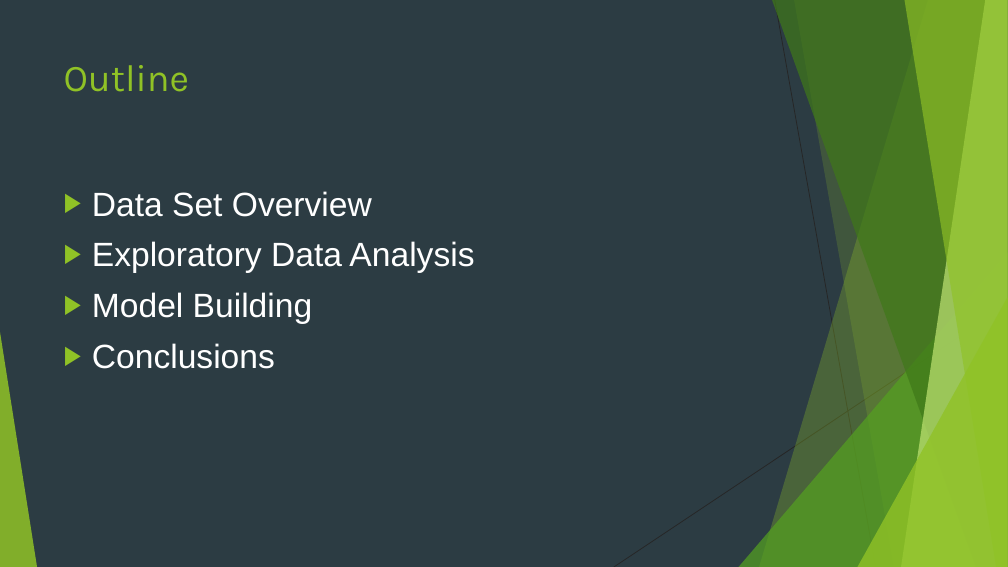
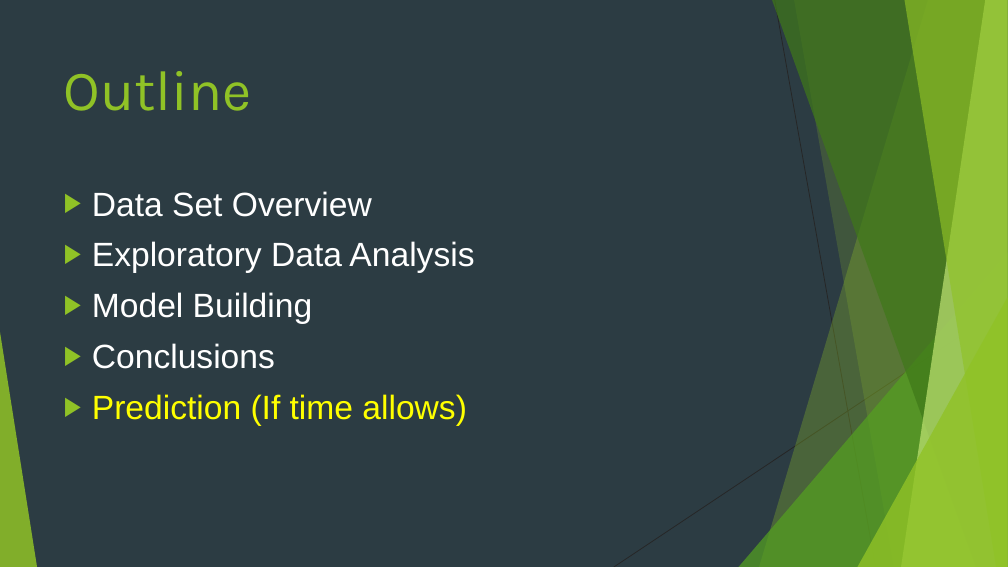
Before and after one commit to breardon7/6101-GroupProjects, a slide deck: slide 4 of 6101 Group Project New Version_Jichong_3.20.pptx (slide 3 before the commit). Drawn at 1008x567 pixels with LibreOffice and Linux fonts; fonts in the diff are those of the drawing. Boxes give left, top, right and bottom in pixels: in the first picture for what was removed or moved away, otherwise in the second. Text is boxed around its words. In the diff, an @@ line names an element or a change of style, - is before the commit and + after.

```diff
--- a/6101 Group Project New Version_Jichong_3.20.pptx
+++ b/6101 Group Project New Version_Jichong_3.20.pptx
@@ title "Outline" at [64,71,252,111]: size 36 to 54 pt @@
@@ text at [92,394,467,426]: paragraph added @@
+▶ Prediction (If time allows)
```
Also in this commit, not shown: 3 other slides changed, 2 slides added, 1 slide removed, 2 other files.
